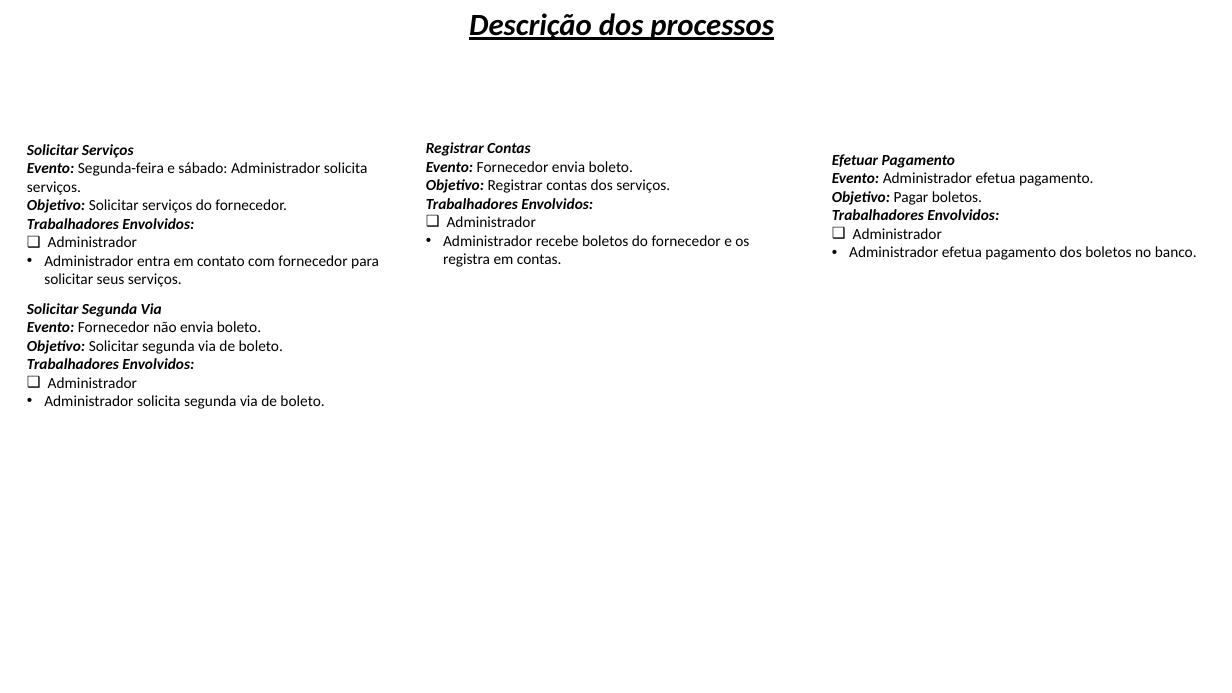
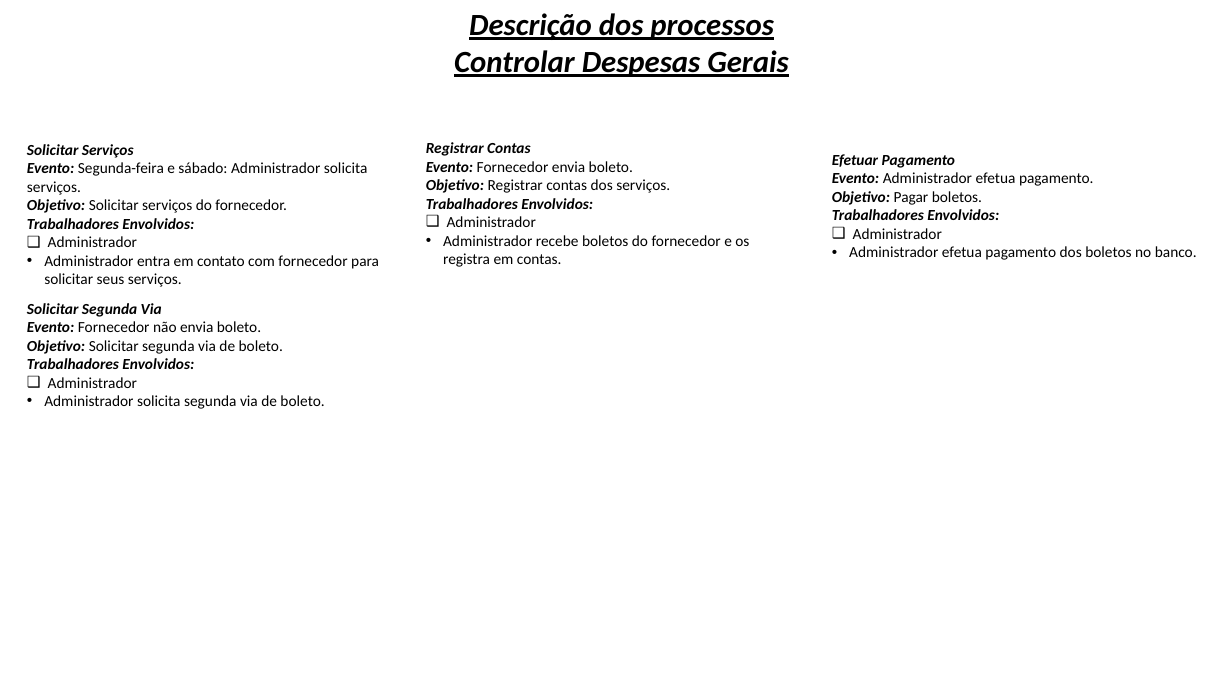
Before and after one commit to RafaelaMiwaTokas/OPE.revisao, a slide deck: slide 3 of 18. Descriçao dos Processos de Negocio.pptx. Drawn at 1232x693 pixels with LibreOffice and Linux fonts; fonts in the diff are those of the drawing. Boxes give left, top, right and bottom in pixels: in the first picture for what was removed or moved away, otherwise in the second. Text is boxed around its words. In the diff, an @@ line names an element or a change of style, - is before the commit and + after.

```diff
--- a/18. Descriçao dos Processos de Negocio.pptx
+++ b/18. Descriçao dos Processos de Negocio.pptx
@@ text at (454, 50, 788, 77): paragraph added @@
+Controlar Despesas Gerais
```
Also in this commit, not shown: 4 other slides changed, 2 other files.
